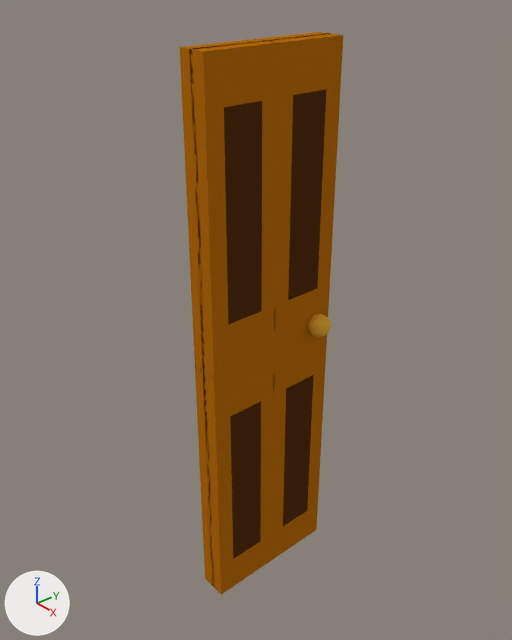
Two versions of the Blender file SilentInTheDark/Assets/3DModels/Door/door.blend, one commit apart.
The view is the same before and after, from a 50 mm lens placed at (1.52, -1.358, 1.196), pointed at (-0.05, 0.007, 0.075). Arrows for +X, +Y and +Z are at lower left; the lights stay in place.
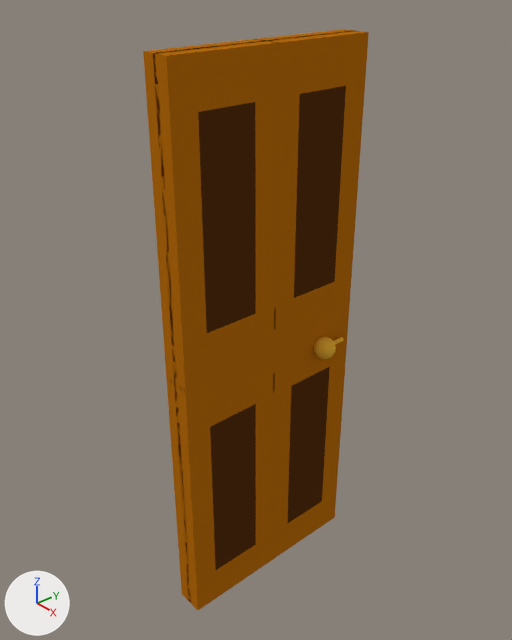
The edits, one by one:
Mesh me_sphere_002 is new.
It has 551 vertices, 545 faces and spans x -1.0..1.0, y -2.32..1.0, z -1.0..1.0.
It uses material mat_door_handle (orange #e7af38).
Object 'Cube' (ob_cube) is rescaled from (0.0286, 0.126, 0.476) to (0.0286, 0.181, 0.476).
Object 'Sphere' (ob_sphere) is deleted.
Object 'Sphere.002' (ob_sphere_002) is new; it shows me_sphere_002.
Its location is (0.07, 0.218, -0.061).
Its scale is (-0.0389, -0.0389, -0.0389).

What differs and where, as boxes [x1, y1, x2, y2] in the pictures (512 x 640 px):
'Cube', rescaled (38% wider): before [179, 32, 343, 595]; after [143, 29, 369, 610]
'Sphere.002', added: after [314, 337, 344, 359]
'Sphere', deleted: before [308, 314, 331, 337]
